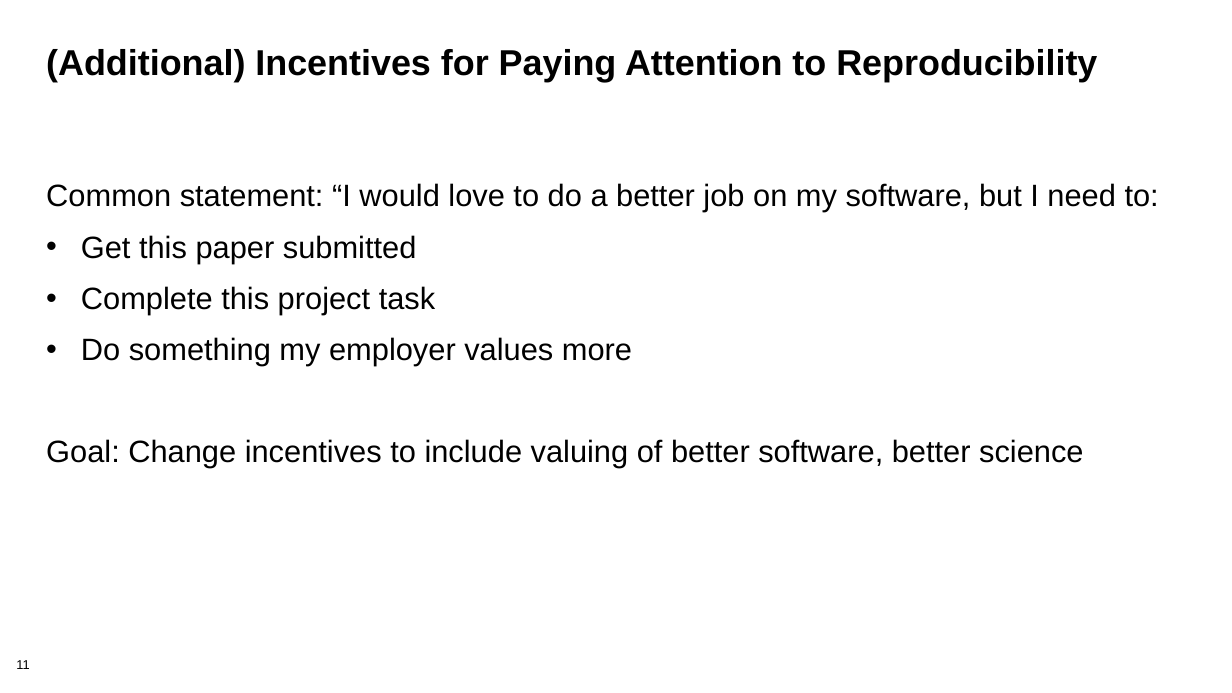
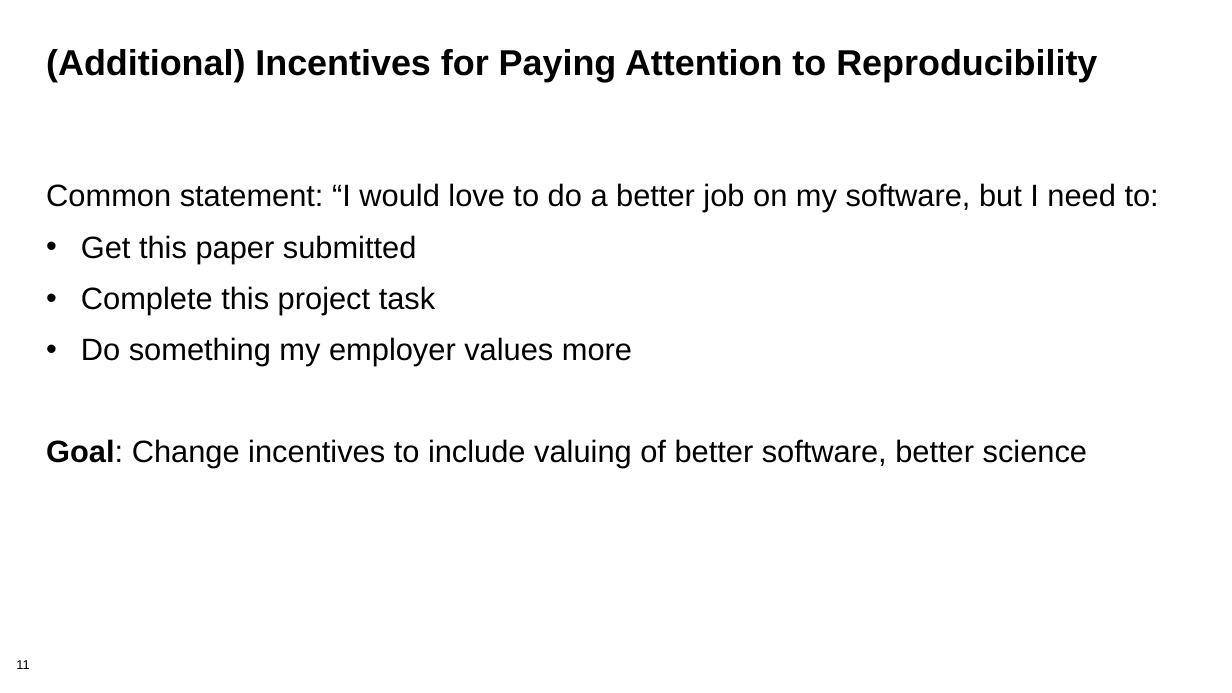
Before and after one commit to bssw-tutorial/presentations, a slide deck: slide 11 of SC20-reproducibility.pptx. Drawn at 1232x693 pixels with LibreOffice and Linux fonts; fonts in the diff are those of the drawing; background and template pictures are left out. Boxes give left, top, right and bottom in pixels: in the first picture for what was removed or moved away, otherwise in the second. Text is boxed around its words. In the diff, an @@ line names an element or a change of style, - is before the commit and + after.

Commit message:
First pass at shortening reproducibility section for SC

```diff
--- a/SC20-reproducibility.pptx
+++ b/SC20-reproducibility.pptx
@@ text at [46, 439, 1087, 468]: bold on in "Goal:" @@
```
Also in this commit, not shown: 3 other slides changed, 2 slides added.
